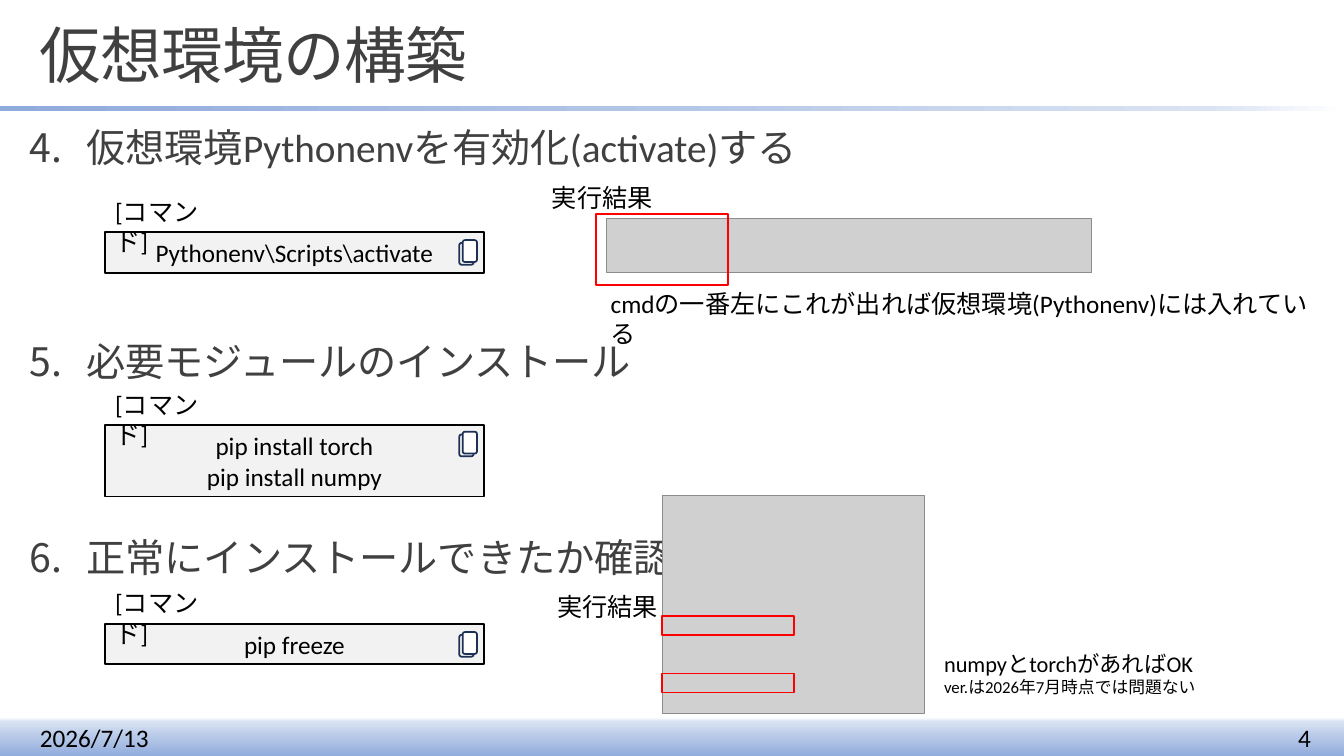
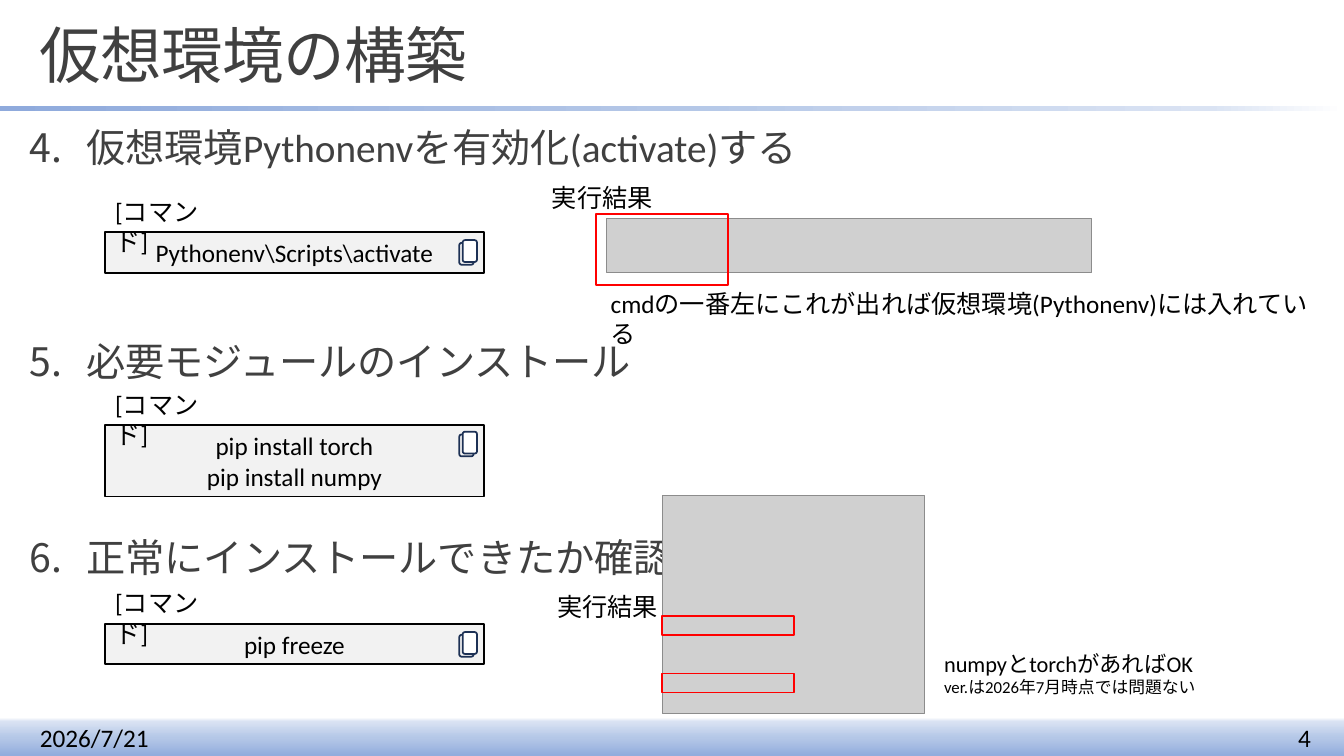
Before and after one commit to acsl-tcu/common_matlab, a slide deck: slide 4 of controller/NNMEC/Readme4PythonNNMEC.pptx. Drawn at 1344x756 pixels with LibreOffice and Linux fonts; fonts in the diff are those of the drawing; grey boxes stand for pictures. Boxes give left, top, right and bottom in pixels: in the first picture for what was removed or moved away, otherwise in the second. Text is boxed around its words. In the diff, an @@ line names an element or a change of style, - is before the commit and + after.

```diff
--- a/controller/NNMEC/Readme4PythonNNMEC.pptx
+++ b/controller/NNMEC/Readme4PythonNNMEC.pptx
@@ text at (40,727,149,748): text changed @@
-2026/7/13
+2026/7/21
```
Also in this commit, not shown: 2 other slides changed, 1 slide added, 1 other file.
